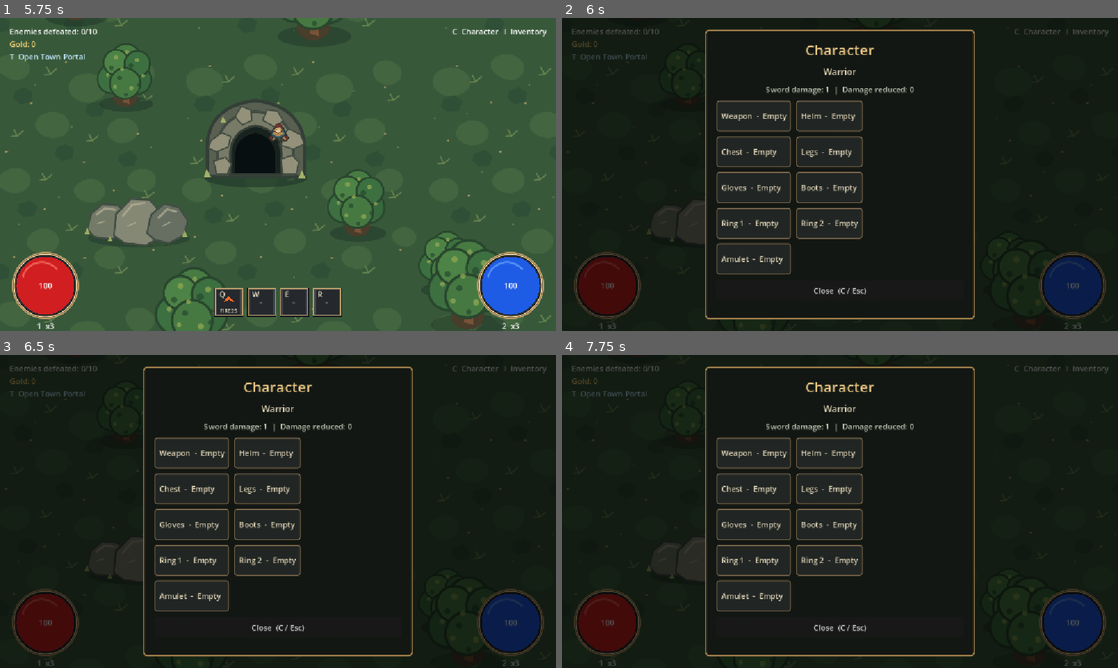
Above: before the commit, frames 1-4 (two rows, left to right).
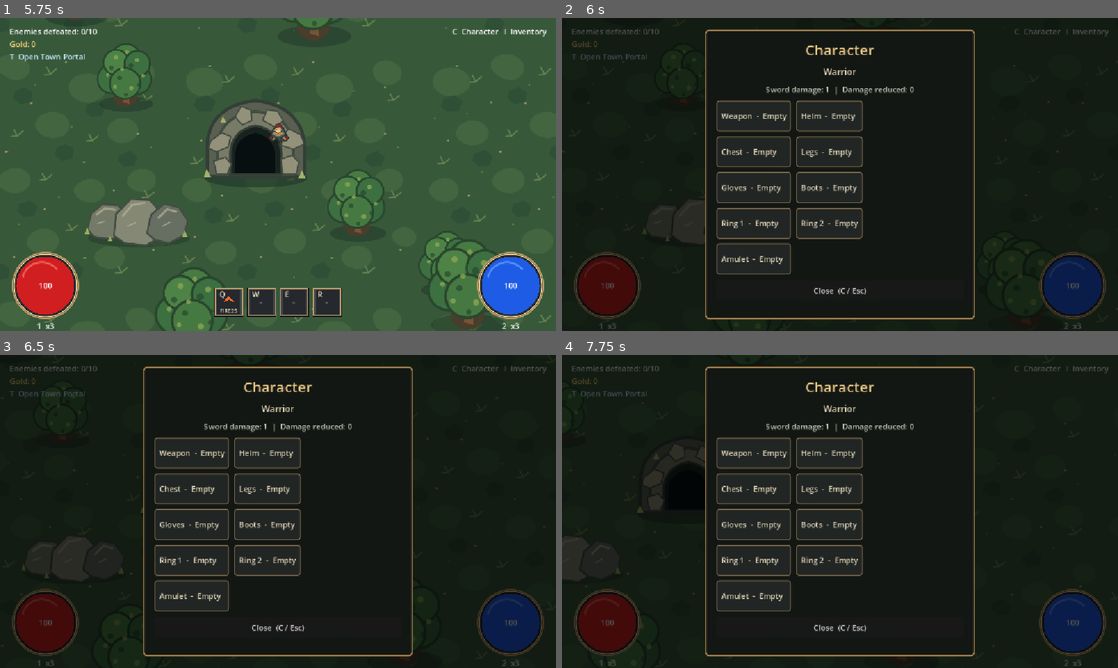
Above: after the commit, the same moments.

Repository: muyari/simple-game-godot
Game: Godot game, scene res://Menu.tscn
The game is run twice, just before and just after one commit, with the same random seed, the same clock (stepped at 60 frames per second) and the same inputs.
Inputs (mouse positions are in pixels of both pictures, inside the frame that each line leads up to):
- Up to frame 1 (5.75 s): click "Begin Adventure" at 0.5 s; click "Create Character" at 1.25 s; click (278, 111) at 2.02 s; type "Alex" at 2.1 s; click "Warrior" at 2.75 s; click "Create Character" at 3.5 s; click "Continue" at 4.25 s; click "Level 1 - Forest Outskirts" at 5 s
- Up to frame 2 (6 s): tap Enter (ui_accept) at 5.75 s; move the mouse to (962, 158) at 5.77 s; hold Right (move_right, bound only after the commit) from 5.78 s (still down); tap C at 5.85 s; click (962, 158) at 5.92 s
- Up to frame 3 (6.5 s): keep holding Right (move_right, bound only after the commit); tap Enter (ui_accept) at 6.02 s
- Up to frame 4 (7.75 s): release Right (move_right, bound only after the commit) at 6.5 s; drag from (728, 527) to (812, 574) at 6.52 s; move the mouse to (895, 442) at 7.27 s; hold Right (move_right, bound only after the commit) from 7.28 s (still down); tap 1 at 7.35 s; click (895, 442) at 7.42 s

Frame 1 is identical in both runs. In frame 2, 0.1% of the frame differs, in the area x 0-100%, y 10-99%; in frame 3, 1.3%; in frame 4, 1.7%, in the area x 0-98%, y 13-94%.

Commit message:
change the way the bottons work

Diff:
--- a/simple-game-godot/Player.gd
+++ b/simple-game-godot/Player.gd
@@ -22,6 +22,7 @@
 const SWORD_REACH = 64.0
 const SWORD_HIT_DOT_THRESHOLD = 0.2
 const SWORD_HIT_TIME = 0.1
+const MOUSE_DRAG_THRESHOLD = 8.0
 const MAX_MANA = 100
 const FIREBALL_MANA_COST = 25
 const ICEBALL_MANA_COST = 0
@@ -53,6 +54,11 @@
 var potion_ui_timer := 0.0
 var facing := Vector2.DOWN
 var selected_character := "Warrior"
+var click_destination := Vector2.ZERO
+var click_move_active := false
+var mouse_move_held := false
+var mouse_dragged := false
+var mouse_press_position := Vector2.ZERO
 var animation_time := 0.0
 var iceball_cooldown_remaining := 0.0
 var attack_time_remaining := 0.0
@@ -92,8 +98,23 @@
 	_update_potion_refills(delta)
 	_update_potion_effects(delta)
 	iceball_cooldown_remaining = maxf(iceball_cooldown_remaining - delta, 0.0)
-
-	var direction := Input.get_vector("move_left", "move_right", "move_up", "move_down")
+	if mouse_move_held and not Input.is_mouse_button_pressed(MOUSE_BUTTON_LEFT):
+		_finish_mouse_move(get_viewport().get_mouse_position())
+
+	var keyboard_direction := Input.get_vector("move_left", "move_right", "move_up", "move_down")
+	var direction := keyboard_direction
+	if keyboard_direction != Vector2.ZERO:
+		click_move_active = false
+		mouse_move_held = false
+		mouse_dragged = false
+	elif click_move_active:
+		var to_destination := click_destination - global_position
+		if to_destination.length() <= 6.0:
+			click_move_active = false
+			velocity = Vector2.ZERO
+		else:
+			direction = to_destination.normalized()
+
 	if direction != Vector2.ZERO:
 		velocity = velocity.move_toward(direction * SPEED, ACCELERATION * delta)
 		facing = _cardinal_direction(direction)
@@ -118,7 +139,33 @@
 
 
 func _unhandled_input(event: InputEvent) -> void:
-	if health <= 0 or not event is InputEventKey or not event.pressed or event.echo:
+	if health <= 0:
+		return
+	if event is InputEventMouseButton \
+			and event.button_index == MOUSE_BUTTON_LEFT \
+			and not event.pressed:
+		if mouse_move_held:
+			_finish_mouse_move(event.position)
+		return
+	if event is InputEventMouseButton \
+			and event.button_index == MOUSE_BUTTON_LEFT \
+			and event.pressed:
+		mouse_press_position = event.position
+		mouse_move_held = true
+		mouse_dragged = false
+		click_destination = get_global_mouse_position()
+		click_move_active = true
+		get_viewport().set_input_as_handled()
+		return
+	if event is InputEventMouseMotion \
+			and mouse_move_held \
+			and Input.is_mouse_button_pressed(MOUSE_BUTTON_LEFT):
+		if event.position.distance_to(mouse_press_position) >= MOUSE_DRAG_THRESHOLD:
+			mouse_dragged = true
+		click_destination = get_global_mouse_position()
+		click_move_active = true
+		return
+	if not event is InputEventKey or not event.pressed or event.echo:
 		return
 
 	if event.keycode == KEY_1:
@@ -129,6 +176,22 @@
 		_cast_fireball()
 	elif event.keycode == KEY_T:
 		_open_town_portal()
+
+
+func _finish_mouse_move(release_position: Vector2) -> void:
+	if release_position.distance_to(mouse_press_position) >= MOUSE_DRAG_THRESHOLD:
+		mouse_dragged = true
+
+	mouse_move_held = false
+	if mouse_dragged:
+		click_move_active = false
+		velocity = Vector2.ZERO
+	elif (click_destination - global_position).length() <= 6.0:
+		click_move_active = false
+		velocity = Vector2.ZERO
+	else:
+		click_move_active = true
+	mouse_dragged = false
 
 
 func _open_town_portal() -> void:
--- a/simple-game-godot/project.godot
+++ b/simple-game-godot/project.godot
@@ -32,19 +32,19 @@
 
 move_left={
 "deadzone": 0.2,
-"events": [Object(InputEventKey,"physical_keycode":65)]
+"events": [Object(InputEventKey,"physical_keycode":4194319)]
 }
 move_right={
 "deadzone": 0.2,
-"events": [Object(InputEventKey,"physical_keycode":68)]
+"events": [Object(InputEventKey,"physical_keycode":4194321)]
 }
 move_up={
 "deadzone": 0.2,
-"events": [Object(InputEventKey,"physical_keycode":87)]
+"events": [Object(InputEventKey,"physical_keycode":4194320)]
 }
 move_down={
 "deadzone": 0.2,
-"events": [Object(InputEventKey,"physical_keycode":83)]
+"events": [Object(InputEventKey,"physical_keycode":4194322)]
 }
 
 [rendering]
